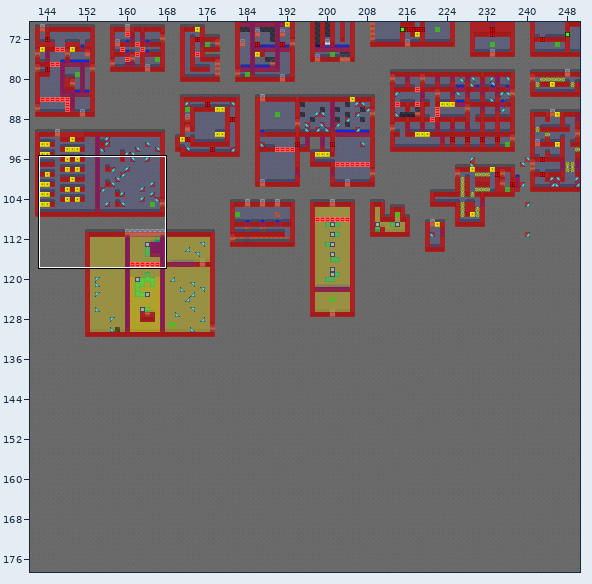
An edit to a level. Tiled map, data/maps/map_space.tmx. Above, an overview of the earlier version with the close-up marked.
Close-up. Before:
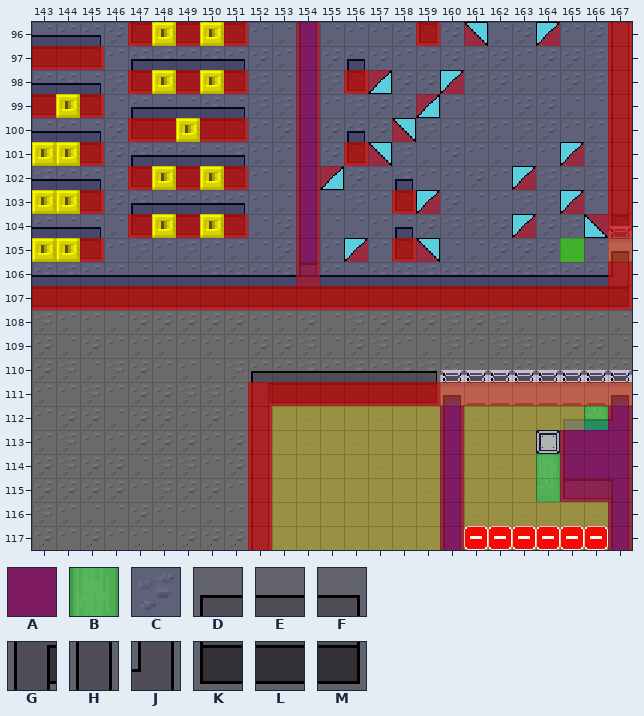
Cells are 16x16 px. Shown: x 143..167, y 96..117. The commit also changed other parts of the map, which this record leaves out.
Key: from "tiles": A 27, B 29, C 30, D 5364, E 5365, F 5366, G 5373, H 5384, J 5393, K 5400, L 5401, M 5402.
_ is an empty cell.
Layers that did not change in this view are not listed.
Layer "Ruins" before, first column x 143:
108 __________
109 __________
110 __________
111 _________G
112 _________H
113 _________H
114 _________H
115 _________H
116 _________H
117 _________H
Layer "Meta_collisions" before, first column x 143:
108 __________
109 __________
110 __________
111 _________A
112 _________A
113 _________A
114 _________A
115 _________A
116 _________A
117 _________A
Layer "Meta_portals" before, first column x 143:
108 __________
109 __________
110 __________
111 _________A
112 _________A
113 _________A
114 _________A
115 _________A
116 _________A
117 _________A
And afterwards:
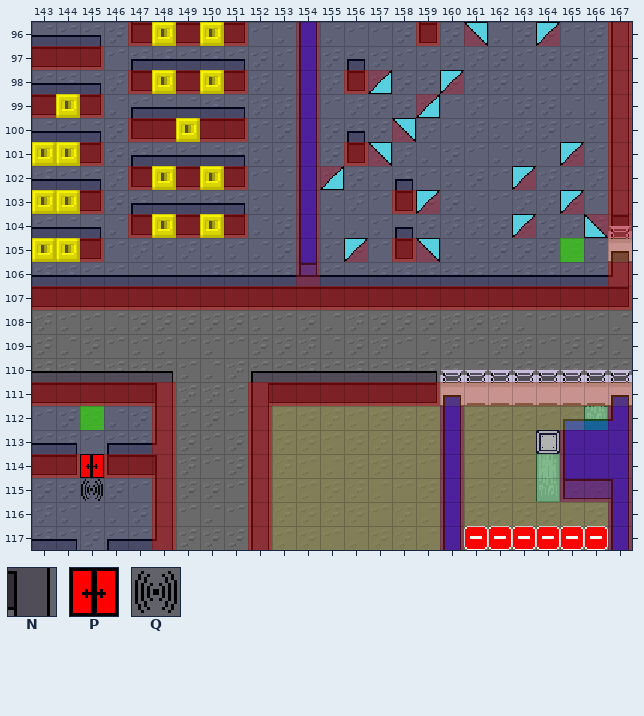
Further tiles: from "tiles": N 5375, P 5805, Q 5811.
See-through tiles are keyed as they look on the map.
The commit says: Implemented portal chamber 28
Change:
{"change": "layer \"Meta_collisions\" opacity 70% -> 40%"}
{"where": "layer \"Ruins\""}
{"y":111,"x":143,"old":"______","new":"LLLLLN"}
{"y":112,"x":148,"old":"_","new":"H"}
{"y":113,"x":148,"old":"_","new":"J"}
{"y":114,"x":143,"old":"__","new":"LM"}
{"y":114,"x":146,"old":"___","new":"KLN"}
{"y":115,"x":148,"old":"_","new":"H"}
{"y":116,"x":148,"old":"_","new":"H"}
{"y":117,"x":148,"old":"_","new":"J"}
{"where": "layer \"Ruins_top\""}
{"y":110,"x":143,"old":"______","new":"EEEEEF"}
{"y":113,"x":143,"old":"__","new":"EF"}
{"y":113,"x":146,"old":"__","new":"DE"}
{"y":117,"x":143,"old":"__","new":"EF"}
{"y":117,"x":146,"old":"__","new":"DE"}
{"where": "layer \"Meta_collisions\""}
{"y":111,"x":143,"old":"______","new":"AAAAAA"}
{"y":112,"x":148,"old":"_","new":"A"}
{"y":113,"x":148,"old":"_","new":"A"}
{"y":114,"x":143,"old":"__","new":"AA"}
{"y":114,"x":146,"old":"___","new":"AAA"}
{"y":115,"x":148,"old":"_","new":"A"}
{"y":116,"x":148,"old":"_","new":"A"}
{"y":117,"x":148,"old":"_","new":"A"}
{"where": "layer \"Meta_portals\""}
{"y":111,"x":143,"old":"______","new":"AAAAAA"}
{"y":112,"x":145,"old":"_","new":"C"}
{"y":112,"x":148,"old":"_","new":"A"}
{"y":113,"x":143,"old":"__","new":"CC"}
{"y":113,"x":146,"old":"___","new":"CCA"}
{"y":114,"x":143,"old":"______","new":"AACAAA"}
{"y":115,"x":145,"old":"_","new":"C"}
{"y":115,"x":148,"old":"_","new":"A"}
{"y":116,"x":148,"old":"_","new":"A"}
{"y":117,"x":143,"old":"__","new":"CC"}
{"y":117,"x":146,"old":"___","new":"CCA"}
{"where": "layer \"Meta_effects\""}
{"y":112,"x":145,"old":"_","new":"B"}
{"where": "layer \"Meta_dynamic_pieces\""}
{"y":114,"x":145,"old":"_","new":"P"}
{"y":115,"x":145,"old":"_","new":"Q"}
